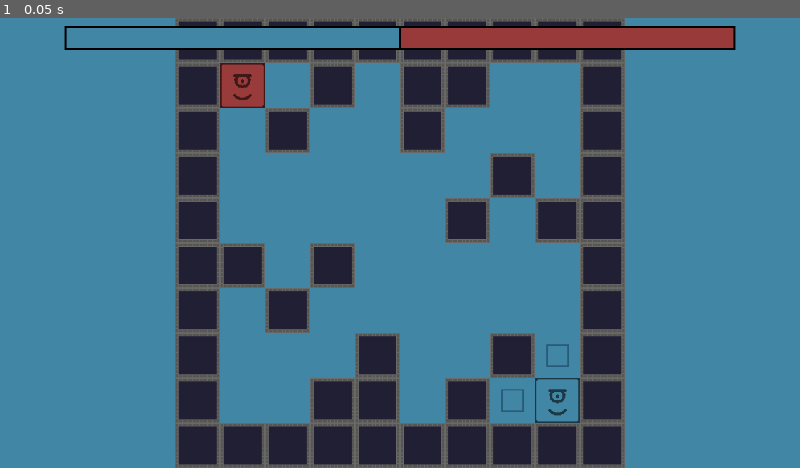
Above: before the commit, frame 1.
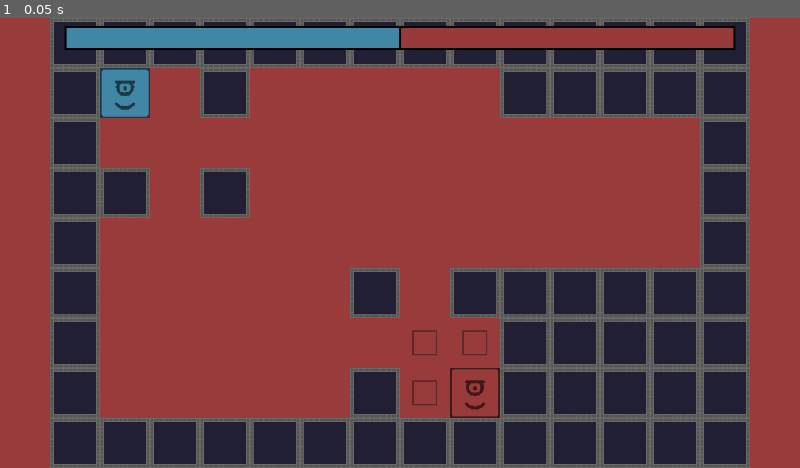
Above: after the commit, the same moment.

Repository: VoidScientist/Terrain-War
Game: Godot game, scene res://scenes/Game.tscn
The game is run twice, just before and just after one commit, with the same random seed, the same clock (stepped at 60 frames per second) and the same inputs.
Inputs:
- Up to frame 1 (0.05 s): no input

The runs differ from the first frame. In frame 1, 87% of the frame differs, in the area x 0-100%, y 0-100%.

Commit message:
separated responsibility to a camera_handler script
before, the camera focus was declared and used in the map class.

this is dumb, because it shouldn't be its responsibility in the first place.

Diff:
--- a/scenes/Game.tscn
+++ b/scenes/Game.tscn
@@ -1,9 +1,10 @@
-[gd_scene load_steps=7 format=2]
+[gd_scene load_steps=8 format=2]
 
 [ext_resource path="res://scripts/map.gd" type="Script" id=1]
 [ext_resource path="res://tileset/game_tileset.tres" type="TileSet" id=2]
 [ext_resource path="res://fonts/Josefin - 30.tres" type="DynamicFont" id=3]
 [ext_resource path="res://scripts/win_band_handler.gd" type="Script" id=4]
+[ext_resource path="res://scenes/camera_handler.gd" type="Script" id=5]
 
 [sub_resource type="Gradient" id=1]
 interpolation_mode = 1
@@ -17,7 +18,7 @@
 position = Vector2( 0, 1 )
 tile_set = ExtResource( 2 )
 format = 1
-tile_data = PoolIntArray( 0, 2, 0, 1, 2, 0, 2, 2, 0, 3, 2, 0, 4, 2, 0, 5, 2, 0, 6, 2, 0, 7, 2, 0, 8, 2, 0, 9, 2, 0, 65536, 2, 0, 65537, 1, 0, 65539, 2, 0, 65541, 2, 0, 65542, 2, 0, 65545, 2, 0, 131072, 2, 0, 131074, 2, 0, 131077, 2, 0, 131081, 2, 0, 196608, 2, 0, 196615, 2, 0, 196617, 2, 0, 262144, 2, 0, 262150, 2, 0, 262152, 2, 0, 262153, 2, 0, 327680, 2, 0, 327681, 2, 0, 327683, 2, 0, 327689, 2, 0, 393216, 2, 0, 393218, 2, 0, 393225, 2, 0, 458752, 2, 0, 458756, 2, 0, 458759, 2, 0, 458761, 2, 0, 524288, 2, 0, 524291, 2, 0, 524292, 2, 0, 524294, 2, 0, 524296, 0, 0, 524297, 2, 0, 589824, 2, 0, 589825, 2, 0, 589826, 2, 0, 589827, 2, 0, 589828, 2, 0, 589829, 2, 0, 589830, 2, 0, 589831, 2, 0, 589832, 2, 0, 589833, 2, 0 )
+tile_data = PoolIntArray( 0, 2, 0, 1, 2, 0, 2, 2, 0, 3, 2, 0, 4, 2, 0, 5, 2, 0, 6, 2, 0, 7, 2, 0, 8, 2, 0, 9, 2, 0, 65536, 2, 0, 65537, 0, 0, 65539, 2, 0, 65545, 2, 0, 65546, 2, 0, 65547, 2, 0, 65548, 2, 0, 65549, 2, 0, 131072, 2, 0, 131085, 2, 0, 196608, 2, 0, 196609, 2, 0, 196611, 2, 0, 196621, 2, 0, 262144, 2, 0, 262157, 2, 0, 327680, 2, 0, 327686, 2, 0, 327688, 2, 0, 327689, 2, 0, 327690, 2, 0, 327691, 2, 0, 327692, 2, 0, 327693, 2, 0, 393216, 2, 0, 393225, 2, 0, 458752, 2, 0, 458758, 2, 0, 458760, 1, 0, 458761, 2, 0, 524288, 2, 0, 524289, 2, 0, 524290, 2, 0, 524291, 2, 0, 524292, 2, 0, 524293, 2, 0, 524294, 2, 0, 524295, 2, 0, 524296, 2, 0, 524297, 2, 0 )
 script = ExtResource( 1 )
 player_1_col = Color( 0.262745, 0.529412, 0.65098, 1 )
 player_2_col = Color( 0.607843, 0.235294, 0.235294, 1 )
@@ -25,6 +26,7 @@
 [node name="Camera2D" type="Camera2D" parent="."]
 current = true
 zoom = Vector2( 0.6, 0.6 )
+script = ExtResource( 5 )
 
 [node name="UI" type="CanvasLayer" parent="."]
 visible = false
--- /dev/null
+++ b/scenes/camera_handler.gd
@@ -0,0 +1,21 @@
+extends Camera2D
+
+func focus_on_area(area: Rect2, cell_size: Vector2) -> void:
+	# overall size of tilemap
+	var pix_size: Vector2 = area.size
+	var center: Vector2 = area.get_center()
+
+	# determine the level of zoom to encompass the area
+	var visible_rect: Rect2 = get_viewport().get_visible_rect()
+	var x_zoom: float = (pix_size.x * cell_size.x) / visible_rect.size.x
+	var y_zoom: float = (pix_size.y * cell_size.y) / visible_rect.size.y
+
+	# keep camera zoom uniform (no distortion)
+	var size: float = max(x_zoom, y_zoom)
+
+	# define zoom vector
+	zoom = Vector2(size, size)
+
+	# centers camera
+	position.x = center.x * cell_size.x
+	position.y = center.y * cell_size.y
--- a/scripts/map.gd
+++ b/scripts/map.gd
@@ -18,7 +18,7 @@
 
 var score: Dictionary = {"p1": 1, "p2": 1}
 var max_score: int = 2
-var current: int = 0
+var current: int = 1
 
 var ownerless_tiles := [-1, 3]
 
@@ -33,9 +33,12 @@
 
 	$UI.visible = true
 
+	camera.focus_on_area(get_used_rect(), cell_size)
+
+	# apparently this line is for setting up map
 	check_isolated_area(true)
+
 	setup_map()
-	set_camera_up()
 	update_ui()
 
 
@@ -88,15 +91,6 @@
 	new_gradient.offsets = PoolRealArray([color_1_range, 0.5 + color_1_range])
 	new_gradient.set_interpolation_mode(new_gradient.GRADIENT_INTERPOLATE_CONSTANT)
 	score_bar.get_texture().set_gradient(new_gradient)
-
-
-func set_camera_up() -> void:
-	var pix_size = get_used_rect().size
-	var size = max((pix_size.y * cell_size.y) / get_viewport().get_visible_rect().size.y,
-				  (pix_size.x * cell_size.x) / get_viewport().get_visible_rect().size.x)
-	camera.zoom = Vector2(size, size)
-	camera.position.x = map.get_center().x * cell_size.x
-	camera.position.y = map.get_center().y * cell_size.y
 
 
 func claim_cell(mouse_pos, cell) -> void:
@@ -177,9 +171,9 @@
 		for y in range(map.size.y):
 
 			var checked = Vector2(x, y) in checked_tiles
-			var is_invalid = not get_cell(x, y) in ownerless_tiles
+			var is_player = not get_cell(x, y) in ownerless_tiles
 
-			if checked or is_invalid: continue
+			if checked or is_player: continue
 
 			flood_fill.set_start_pos(Vector2(x, y))
 
